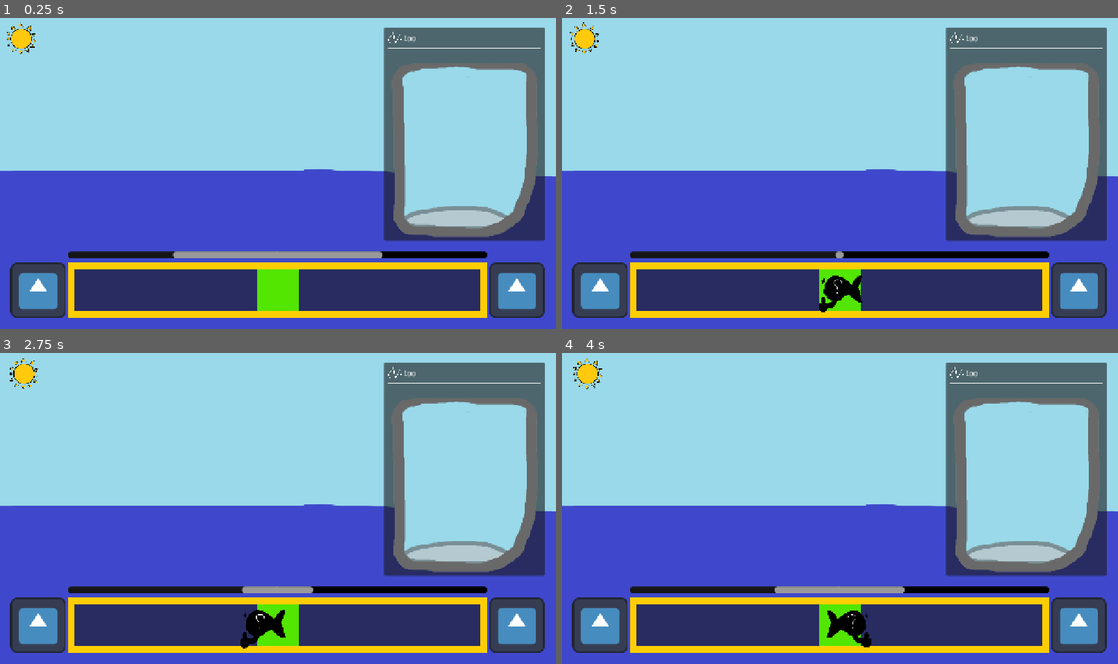
Above: before the commit, frames 1-4 (two rows, left to right).
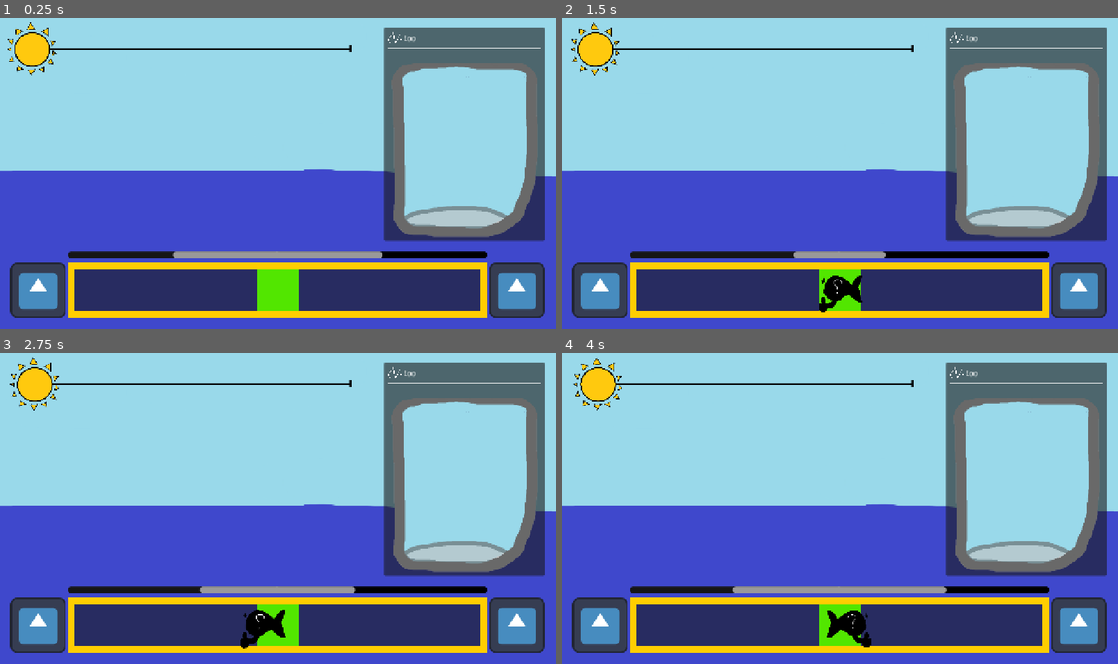
Above: after the commit, the same moments.

Repository: Animo105/game-jam-sherbrooke-2026
Game: Godot game, scene res://Main Fish Phase/main_fish_phase.tscn
Two runs of this game, one before a commit and one after it. Both use one fixed random seed, a clock stepped at 60 frames per second and the inputs below. This scene is started directly instead of the project's main scene. The engine's default icon, where the game draws it, is replaced by a stand-in: a white triangle on a blue panel in a dark square.
Inputs (mouse positions are in pixels of both pictures, inside the frame that each line leads up to):
- Up to frame 1 (0.25 s): no input
- Up to frame 2 (1.5 s): tap Enter at 0.5 s; move the mouse to (962, 157) at 0.52 s; hold D (right) 0.53-1.28 s; click (962, 157) at 0.67 s; move the mouse to (728, 189) at 1.27 s; hold A (left) from 1.28 s (still down)
- Up to frame 3 (2.75 s): move the mouse to (333, 440) at 2.02 s; release A (left) at 2.03 s; hold D (right) from 2.03 s (still down)
- Up to frame 4 (4 s): move the mouse to (812, 570) at 2.77 s; click (812, 570) at 2.92 s; move the mouse to (1006, 555) at 3.52 s; release D (right) at 3.53 s; hold A (left) from 3.53 s (still down)

The runs differ from the first frame. In frame 1, 1.1% of the frame differs, in the area x 1-64%, y 1-19%; in frame 2, 1.4%, in the area x 1-64%, y 1-78%; in frame 3, 1.4%; in frame 4, 1.4%.

Commit message:
Main Fishing phase done

Diff:
--- /dev/null
+++ b/Globals/Autoloads/main_music.gd
@@ -0,0 +1,29 @@
+extends AudioStreamPlayer
+
+var volcano_intro : AudioStream
+var volcano_loop : AudioStream
+
+func _ready() -> void:
+	volcano_intro = load("res://Assets/music/greedyfishing_volcano_intro.ogg")
+	volcano_loop = load("res://Assets/music/greedyfishing_volcano_loop.ogg")
+
+func play_habitat_music():
+	if Globals.current_habitat == 0:
+		play_swamp()
+	elif Globals.current_habitat == 1:
+		play_ice()
+	elif Globals.current_habitat == 2:
+		play_volcano()
+
+func play_swamp():
+	pass
+
+func play_ice():
+	pass
+
+func play_volcano():
+	stream = volcano_intro
+	play()
+	await finished
+	stream = volcano_loop
+	play()
--- a/Main Fish Phase/main_fish_phase.gd
+++ b/Main Fish Phase/main_fish_phase.gd
@@ -9,7 +9,7 @@
 @onready var timer: Timer = $Timer
 @onready var fish_sprite: Sprite2D = %FishSprite
 @onready var fish_group: Node2D = %FishGroup
-@onready var day_cycle_path_follow: PathFollow2D = %DayCyclePathFollow
+@onready var progress_container: ProgressContainer = %ProgressContainer
 
 @onready var money_label: Label = %money_label
 var total_money_today : int = 0
@@ -43,7 +43,7 @@
 	fish_sprite.texture = fish.texture if fish.seen else fish.hidden_texture
 	fish_sprite.visible = true
 	max_catch_timer = fish.catch_difficulty - Globals.rod.catch_speed
-	catch_timer_s = max_catch_timer
+	catch_timer_s = max_catch_timer * 0.8
 	catch_recovery_s = clamp(current_fish.catch_recovery_speed - Globals.rod.snap_resistence, Globals.MIN_SNAP_SPEED, Globals.MAX_SNAP_SPEED)
 	fish_speed = fish.speed - Globals.rod.pull_strenght
 	fish_direction = 1 if randf() < 0.5 else -1
@@ -138,7 +138,7 @@
 
 func update_day_timer():
 	var progress : float = 1 - (timer.time_left/Globals.DAY_DURATION)
-	day_cycle_path_follow.progress_ratio = progress
+	progress_container.progress_ratio = progress
 
 
 func _on_timer_timeout() -> void:
--- a/Main Fish Phase/main_fish_phase.tscn
+++ b/Main Fish Phase/main_fish_phase.tscn
@@ -4,17 +4,13 @@
 [ext_resource type="Texture2D" uid="uid://bw40etruspjdf" path="res://Assets/level icons/level_selct_background.png" id="2_02ott"]
 [ext_resource type="Texture2D" uid="uid://dm2pfrukogmi1" path="res://Assets/icon.svg" id="2_6y7v2"]
 [ext_resource type="Texture2D" uid="uid://dmf66iqxuh7ew" path="res://Assets/money_sign.svg" id="2_lyorp"]
+[ext_resource type="Script" uid="uid://ckitegob0uchk" path="res://progress_container.gd" id="3_bbyx3"]
+[ext_resource type="Texture2D" uid="uid://b6yw4ia8ojgc2" path="res://Assets/bar_test.png" id="3_lbgfd"]
 [ext_resource type="Texture2D" uid="uid://bu0whue464lh2" path="res://Assets/soleil.png" id="3_ofyt0"]
 [ext_resource type="Texture2D" uid="uid://bigxmpmgnbgqa" path="res://Assets/bucket.png" id="3_ueg10"]
 [ext_resource type="Script" uid="uid://bomkkxcy3vj4g" path="res://Main Fish Phase/catch_progress_bar.gd" id="5_lyorp"]
 [ext_resource type="PackedScene" uid="uid://bphtp80rd1oto" path="res://Main Fish Phase/fishing_bar.tscn" id="7_ofyt0"]
 
-[sub_resource type="Curve2D" id="Curve2D_02ott"]
-_data = {
-"points": PackedVector2Array(0, 0, 0, 0, 25, 25, 0, 0, 0, 0, 810, 25)
-}
-point_count = 2
-
 [sub_resource type="StyleBoxLine" id="StyleBoxLine_yf5fn"]
 color = Color(1, 1, 1, 1)
 thickness = 3
@@ -88,20 +84,47 @@
 grow_vertical = 2
 theme_override_constants/separation = 25
 
-[node name="Control" type="Control" parent="MarginContainer/VBoxContainer/MainScreen/HBoxContainer" unique_id=1210880583]
-layout_mode = 2
-size_flags_horizontal = 3
-
-[node name="Path2D" type="Path2D" parent="MarginContainer/VBoxContainer/MainScreen/HBoxContainer/Control" unique_id=1262604445]
-curve = SubResource("Curve2D_02ott")
-
-[node name="DayCyclePathFollow" type="PathFollow2D" parent="MarginContainer/VBoxContainer/MainScreen/HBoxContainer/Control/Path2D" unique_id=1713440370]
-unique_name_in_owner = true
-position = Vector2(25, 25)
-loop = false
-
-[node name="Sprite2D" type="Sprite2D" parent="MarginContainer/VBoxContainer/MainScreen/HBoxContainer/Control/Path2D/DayCyclePathFollow" unique_id=1914180449]
-scale = Vector2(0.3, 0.3)
+[node name="MarginContainer" type="MarginContainer" parent="MarginContainer/VBoxContainer/MainScreen/HBoxContainer" unique_id=78199646]
+layout_mode = 2
+size_flags_horizontal = 3
+theme_override_constants/margin_left = 50
+theme_override_constants/margin_top = 25
+theme_override_constants/margin_right = 50
+theme_override_constants/margin_bottom = 25
+
+[node name="Control" type="Control" parent="MarginContainer/VBoxContainer/MainScreen/HBoxContainer/MarginContainer" unique_id=1210880583]
+layout_mode = 2
+size_flags_horizontal = 3
+
+[node name="NinePatchRect" type="NinePatchRect" parent="MarginContainer/VBoxContainer/MainScreen/HBoxContainer/MarginContainer/Control" unique_id=1373781688]
+custom_minimum_size = Vector2(0, 48)
+layout_mode = 1
+anchors_preset = 10
+anchor_right = 1.0
+grow_horizontal = 2
+texture = ExtResource("3_lbgfd")
+patch_margin_left = 24
+patch_margin_right = 24
+
+[node name="ProgressContainer" type="Container" parent="MarginContainer/VBoxContainer/MainScreen/HBoxContainer/MarginContainer/Control/NinePatchRect" unique_id=1956447632]
+unique_name_in_owner = true
+layout_mode = 1
+anchors_preset = 14
+anchor_top = 0.5
+anchor_right = 1.0
+anchor_bottom = 0.5
+grow_horizontal = 2
+grow_vertical = 2
+script = ExtResource("3_bbyx3")
+metadata/_custom_type_script = "uid://ckitegob0uchk"
+
+[node name="Sprite2D" type="TextureRect" parent="MarginContainer/VBoxContainer/MainScreen/HBoxContainer/MarginContainer/Control/NinePatchRect/ProgressContainer" unique_id=920197485]
+layout_mode = 2
+size_flags_horizontal = 4
+size_flags_vertical = 4
+offset_transform_enabled = true
+offset_transform_position = Vector2(-128, -128)
+offset_transform_scale = Vector2(0.5, 0.5)
 texture = ExtResource("3_ofyt0")
 
 [node name="BucketZone" type="PanelContainer" parent="MarginContainer/VBoxContainer/MainScreen/HBoxContainer" unique_id=462486461]
@@ -241,4 +264,6 @@
 offset_bottom = 40.0
 grow_horizontal = 0
 
+[node name="AudioStreamPlayer" type="AudioStreamPlayer" parent="." unique_id=701712670]
+
 [connection signal="timeout" from="Timer" to="." method="_on_timer_timeout"]
--- /dev/null
+++ b/progress_container.gd
@@ -0,0 +1,15 @@
+extends Container
+class_name ProgressContainer
+
+@export var progress_ratio : float = 0
+
+
+# Called when the node enters the scene tree for the first time.
+func _ready() -> void:
+	pass # Replace with function body.
+
+
+# Called every frame. 'delta' is the elapsed time since the previous frame.
+func _process(delta: float) -> void:
+	for child : Control in get_children():
+		child.position.x = size.x * progress_ratio
Binary file added: Assets/bar_test.png
Not shown, added: Assets/bar_test.png.import
Not shown, added: Assets/music/greedyfishing_volcano_intro.ogg.import
Not shown, added: Assets/music/greedyfishing_volcano_loop.ogg.import
Not shown, added: Globals/Autoloads/main_music.gd.uid
Not shown, added: progress_container.gd.uid
Not shown, added: Assets/music/greedyfishing_volcano_intro.ogg
Not shown, added: Assets/music/greedyfishing_volcano_loop.ogg
